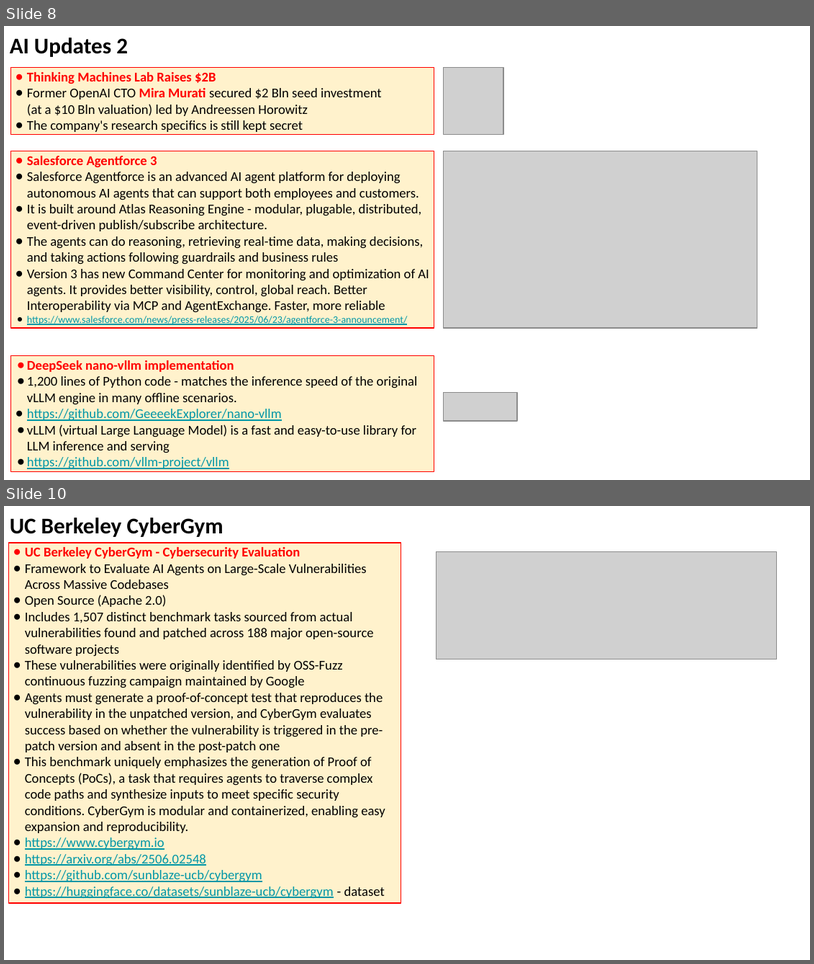
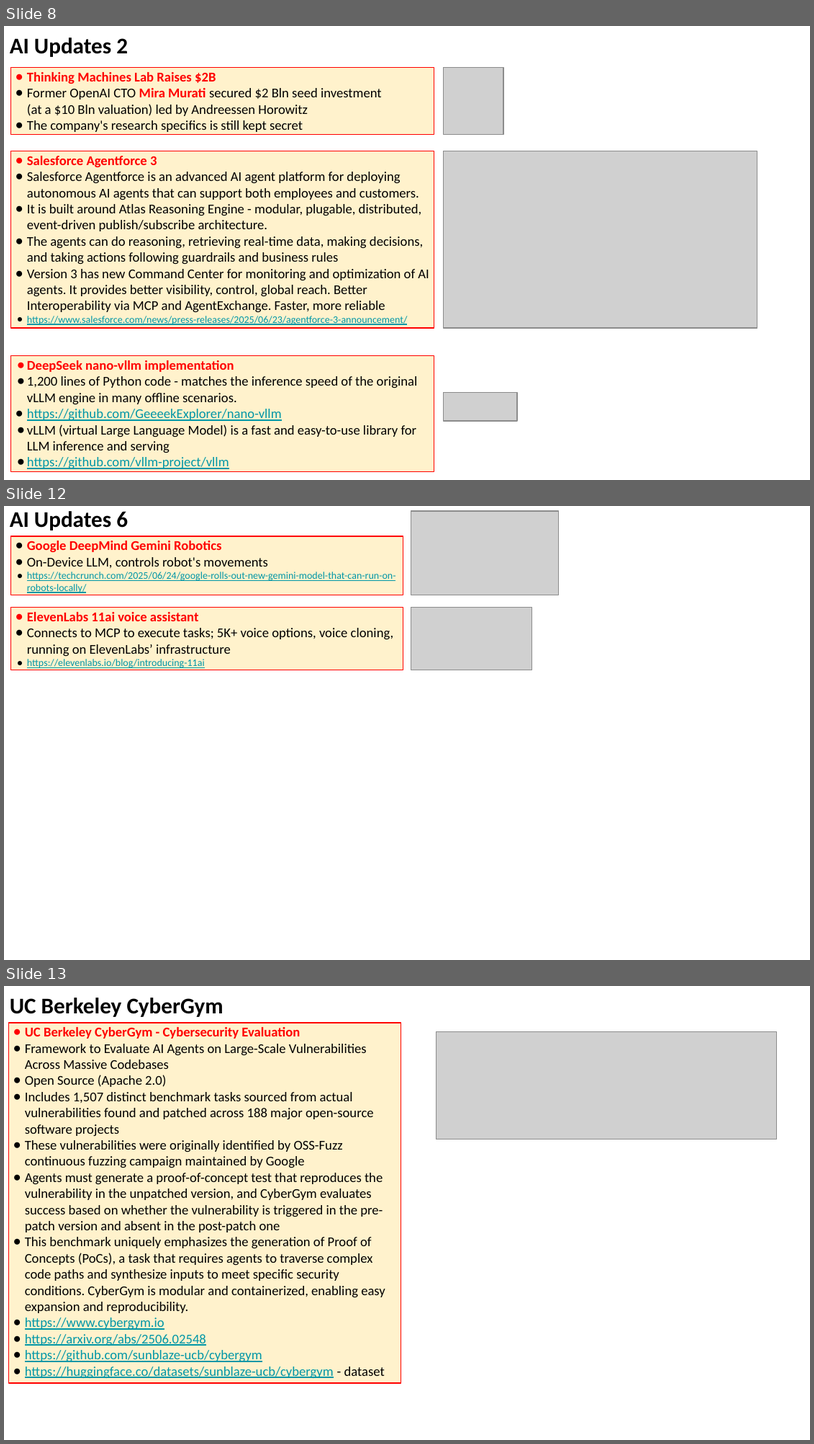
Before and after one commit to lselector/seminar, a slide deck: 2025/2025-06-27-AI-Updates.pptx. Shown one above the other, each under a label of ours: slides 8 and 10 before the commit, slides 8, 12 and 13 after it; the slides between them are not shown. The pictures are 814x964 and 814x1444 pixels, drawn with LibreOffice and Linux fonts; fonts in the diff are those of the drawing; grey boxes stand for pictures. Boxes give left, top, right and bottom in pixels: in the first picture for what was removed or moved away, otherwise in the second. Text is boxed around its words. In the diff, an @@ line names an element or a change of style, - is before the commit and + after.

```diff
--- a/2025/2025-06-27-AI-Updates.pptx
+++ b/2025/2025-06-27-AI-Updates.pptx
@@ slide 12 added at [4, 506, 810, 960], background #FFFFFF @@
@@ text added at [10, 511, 128, 530], 20 pt, text #000000, bold @@
+AI Updates 6
@@ picture added at [412, 511, 559, 595] @@
@@ rectangle added at [11, 536, 403, 595], fill #FFF2CC, outline #FF0000 0.75 pt, 9 pt, text #0097A7, underline @@
+● Google DeepMind Gemini Robotics
+● On-Device LLM, controls robot's movements
+● https://techcrunch.com/2025/06/24/google-rolls-out-new-gemini-model-that-can-run-on-robots-locally/
@@ rectangle added at [11, 607, 403, 669], fill #FFF2CC, outline #FF0000 0.75 pt, 12 pt, text #000000 @@
+● ElevenLabs 11ai voice assistant
+● Connects to MCP to execute tasks; 5K+ voice options, voice cloning, running on ElevenLabs’ infrastructure
+● https://elevenlabs.io/blog/introducing-11ai
@@ picture added at [412, 607, 532, 669] @@
@@ what was slide 10 is now slide 13 @@
```
Also in this commit, not shown: 2 slides changed, 2 other slides added.
